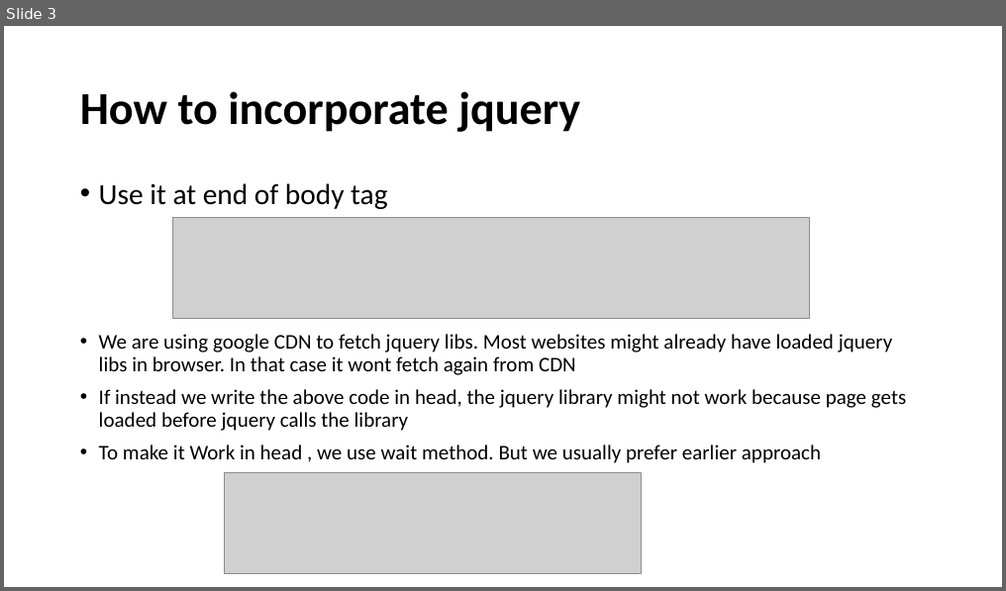
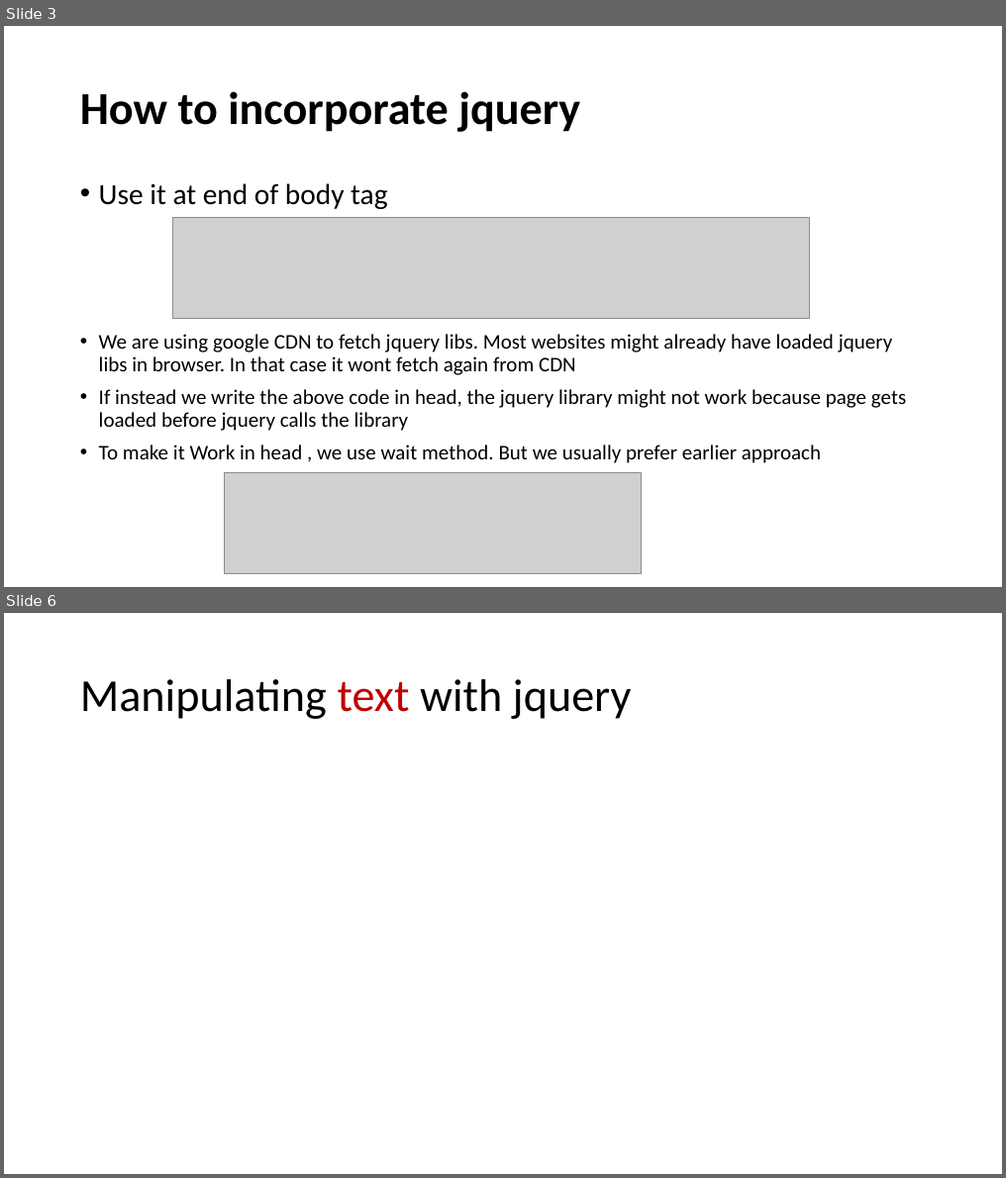
Before and after one commit to aroranishant8/WebDevelopment, a slide deck: Presentations/Section14_Jquery.pptx. Shown one above the other, each under a label of ours: slide 3 before the commit, slides 3 and 6 after it; the slides between them are not shown. The pictures are 1006x591 and 1006x1178 pixels, drawn with LibreOffice and Linux fonts; fonts in the diff are those of the drawing; grey boxes stand for pictures. Boxes give left, top, right and bottom in pixels: in the first picture for what was removed or moved away, otherwise in the second. Text is boxed around its words. In the diff, an @@ line names an element or a change of style, - is before the commit and + after.

```diff
--- a/Presentations/Section14_Jquery.pptx
+++ b/Presentations/Section14_Jquery.pptx
@@ slide 6 added at (4,613,1002,1174), background #FFFFFF @@
@@ title added at (80,679,632,719), 44 pt, text #000000 @@
+Manipulating text with jquery
```
Also in this commit, not shown: 2 other slides added, 1 other file.
